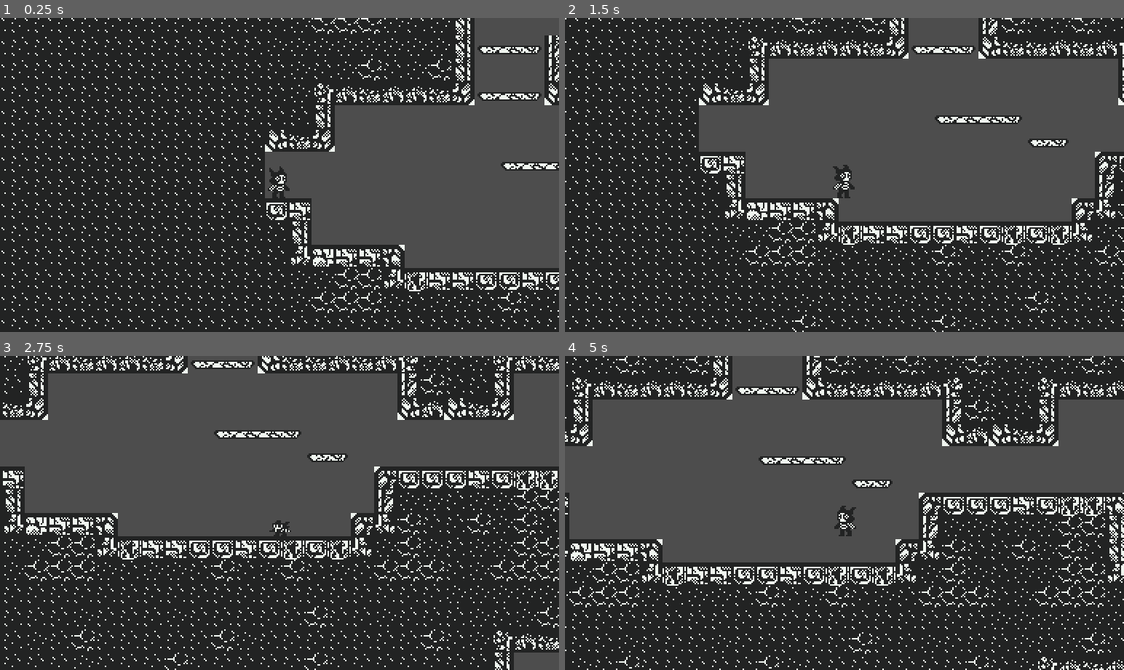
Above: before the commit, frames 1-4 (two rows, left to right).
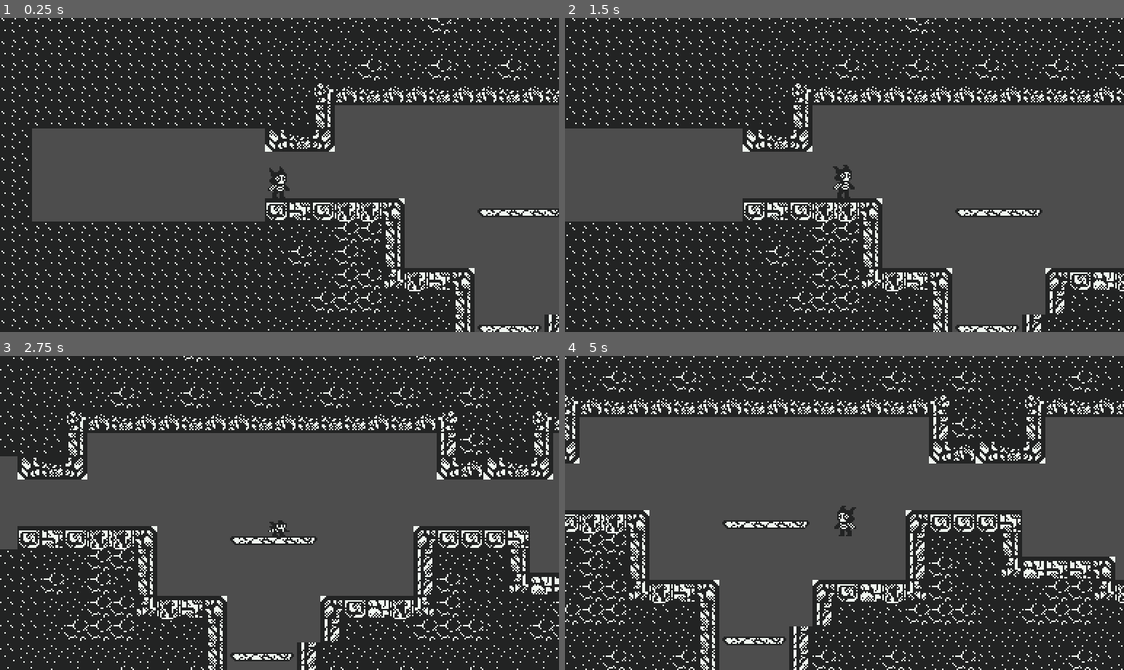
Above: after the commit, the same moments.

Repository: SpeedOfSmell/cryptid-caper
Game: Godot game, scene res://assets/game/game_manager.tscn
Two runs of this game, one before a commit and one after it. Both use one fixed random seed, a clock stepped at 60 frames per second and the inputs below.
Inputs:
- Up to frame 1 (0.25 s): no input
- Up to frame 2 (1.5 s): tap Enter at 0.5 s; hold S (duck) 0.53-1.28 s; hold D (walk_right) from 0.53 s (still down); tap Space (jump) at 0.77 s; tap S (duck) at 1.35 s
- Up to frame 3 (2.75 s): tap Space (jump) at 1.52 s; release D (walk_right) at 2.03 s; hold A (walk_left) from 2.03 s (still down); hold S (duck) from 2.03 s (still down)
- Up to frame 4 (5 s): tap Space (jump) at 2.75, 3.02, 3.77, 4.52 s; release A (walk_left) at 2.78 s; release S (duck) at 2.78 s; hold D (walk_right) 2.78-4.28 s; tap S (duck) at 2.85, 4.35 s; hold S (duck) 3.53-4.28 s; tap Enter at 4.25 s; hold A (walk_left) from 4.28 s (still down)

The runs differ from the first frame. In frame 1, 23% of the frame differs, in the area x 5-100%, y 0-100%; in frame 2, 41%; in frame 3, 49%, in the area x 0-100%, y 0-100%; in frame 4, 31%.

Commit message:
create visible exits where rooms start/end

Diff:
--- a/assets/game/room_manager/chunks/chunk_types/down_chunk/down_chunk.tscn
+++ b/assets/game/room_manager/chunks/chunk_types/down_chunk/down_chunk.tscn
@@ -9,3 +9,11 @@
 [node name="BaseLayer" type="TileMapLayer" parent="." unique_id=1785128724]
 tile_map_data = PackedByteArray("AAAAAAAAAAAGAAEAAAAAAAEAAAAFAAEAAAAAAAIAAAAFAAEAAAAAAAcAAAAFAAAAAAAAAAgAAAAFAAEAAAAAAA …(2480 unchanged characters)…
 tile_set = ExtResource("2_j4cbo")
+
+[node name="RightLayer" type="TileMapLayer" parent="." unique_id=1529470263]
+tile_map_data = PackedByteArray("AAASAAYAAAAHAAEAAAASAAUAAAAHAAEAAAATAAUAAAAFAAEAAAAUAAUAAAAFAAEAAAAUAAYAAAAFAAEAAAATAAYAAAAFAAEAAAASAAQAAAAHAAEAAAASAAcAAAAIAAEAAAATAAcAAAAFAAEAAAAUAAQAAAAFAAEAAAAUAAcAAAAFAAEAAAATAAQAAAAFAAEAAAA=")
+tile_set = ExtResource("2_j4cbo")
+
+[node name="LeftLayer" type="TileMapLayer" parent="." unique_id=1099884800]
+tile_map_data = PackedByteArray("AAAAAAUAAAAFAAEAAAABAAUAAAAFAAEAAAACAAUAAAACAAEAAAACAAYAAAACAAEAAAABAAYAAAAFAAEAAAAAAAYAAAAFAAEAAAACAAQAAAACAAEAAAACAAcAAAAJAAEAAAAAAAQAAAAEAAEAAAABAAcAAAAEAAEAAAAAAAcAAAAFAAEAAAABAAQAAAAFAAEAAAA=")
+tile_set = ExtResource("2_j4cbo")
--- a/assets/game/room_manager/room_generator.gd
+++ b/assets/game/room_manager/room_generator.gd
@@ -18,9 +18,12 @@
 	_rng.seed = hash(Time.get_datetime_string_from_system())
 
 func generate_room() -> Room:
-	var room_size := Vector2i(7, 7)
+	var room_size := Vector2i(3, 3)
 	var chunk_type_map: Array[Array] = _initialize_chunk_map(room_size.x, room_size.y)
-	_generate_solution_path(chunk_type_map)
+
+	var starting_coords := Vector2i(0, chunk_type_map.size() / 2)
+	var ending_coords := _generate_solution_path(chunk_type_map)
+
 	var solution_path: Array[Array] = chunk_type_map.duplicate(true)
 	_generate_filler_rooms(chunk_type_map, solution_path)
 	_ensure_all_chunks_accessible(chunk_type_map, solution_path)
@@ -31,8 +34,9 @@
 	var room: Room = _room_scene.instantiate()
 	room.tilemap = room.get_node("TileMapLayer")
 
-	_spawn_chunks(chunk_map, room.tilemap)
+	_spawn_chunks(chunk_map, room.tilemap, starting_coords, ending_coords)
 	_fill_walls(room.tilemap, room_size)
+	_create_room_exits(room.tilemap, starting_coords, ending_coords)
 
 	return room
 
@@ -44,7 +48,8 @@
 			map[y].append(null)
 	return map
 
-func _generate_solution_path(chunk_map: Array[Array]):
+# Returns coords of ending chunk
+func _generate_solution_path(chunk_map: Array[Array]) -> Vector2i:
 	# Start on the far left, halfway down
 	var x: int = 0
 	var y: int = chunk_map.size() / 2
@@ -54,7 +59,7 @@
 	#x += 1
 
 	var through_is_fine: bool = false
-	while x < chunk_map.size():
+	while x < chunk_map[y].size():
 		var next_chunk_type := &""
 		while next_chunk_type == &"":
 			match _rng.randi_range(0, 2):
@@ -89,6 +94,7 @@
 				else:
 					x += 1
 					through_is_fine = true
+	return Vector2i(x - 1, y)
 
 func _generate_filler_rooms(chunk_map: Array[Array], solution_path: Array[Array]):
 	for y in range(chunk_map.size()):
@@ -147,7 +153,7 @@
 			chunk_map[position.y][position.x] = &"Blank Chunk"
 			blanks_placed += 1
 
-	assert(blanks_placed == target_blanks, "Could not place the requested number of blank chunks")
+	#assert(blanks_placed == target_blanks, "Could not place the requested number of blank chunks")
 
 func _can_place_blank(chunk_map: Array[Array], position: Vector2i, start: Vector2i) -> bool:
 	var preview := chunk_map.duplicate(true)
@@ -303,15 +309,26 @@
 			if chunk_type_map[y][x] != null:
 				chunk_map[y][x] = _chunk_library.pick_chunk(chunk_type_map[y][x])
 
-func _spawn_chunks(chunk_map: Array[Array], target_layer: TileMapLayer):
+func _spawn_chunks(chunk_map: Array[Array], target_layer: TileMapLayer, starting_coords: Vector2i, ending_coords: Vector2i):
 	for y in range(chunk_map.size()):
 		for x in range(chunk_map[y].size()):
 			if chunk_map[y][x] != null:
-				_stamp_chunk(chunk_map[y][x], target_layer, Vector2i(CHUNK_SIZE.x * x, CHUNK_SIZE.y * y))
-
-func _stamp_chunk(chunk_scene: PackedScene, target_layer: TileMapLayer, origin: Vector2i):
+				var edge: String = ""
+				if Vector2i(x,y) != starting_coords and x == 0:
+					edge = "Left"
+				elif Vector2i(x,y) != ending_coords and x == chunk_map[y].size() - 1:
+					edge = "Right"
+				_stamp_chunk(chunk_map[y][x], target_layer, Vector2i(CHUNK_SIZE.x * x, CHUNK_SIZE.y * y), edge)
+
+func _stamp_chunk(chunk_scene: PackedScene, target_layer: TileMapLayer, origin: Vector2i, edge: String = ""):
 	var chunk: ChunkTemplate = chunk_scene.instantiate()
 	_copy_layer(chunk.get_node("BaseLayer"), target_layer, origin)
+
+	if edge != "":
+		var edge_layer := chunk.get_node("%sLayer" % edge)
+		if edge_layer != null:
+			_copy_layer(edge_layer, target_layer, origin)
+
 	chunk.free()
 
 func _copy_layer(src: TileMapLayer, dst: TileMapLayer, origin: Vector2i):
@@ -388,3 +405,20 @@
 			if room_rect.has_point(cell):
 				continue   # inside the chunk area, leave it alone
 			tilemap.set_cell(cell, 0, Vector2i(5,1))
+
+func _create_room_exits(tilemap: TileMapLayer, starting_coords: Vector2i, ending_coords: Vector2i):
+	var start_entrance_top := (starting_coords.y * CHUNK_SIZE.y) + (CHUNK_SIZE.y / 2) - 2
+	var start_entrance_left := -10
+	var entrance_rect: Rect2i = Rect2i(Vector2i(start_entrance_left, start_entrance_top), Vector2i(10, 4))
+
+	var exit_entrance_top := (ending_coords.y * CHUNK_SIZE.y) + (CHUNK_SIZE.y / 2) - 2
+	var exit_entrance_left := (ending_coords.x + 1) * CHUNK_SIZE.x
+	var exit_rect: Rect2i = Rect2i(Vector2i(exit_entrance_left, exit_entrance_top), Vector2i(10, 4))
+
+	_erase_rect(tilemap, entrance_rect)
+	_erase_rect(tilemap, exit_rect)
+
+func _erase_rect(layer: TileMapLayer, rect: Rect2i) -> void:
+	for y in range(rect.position.y, rect.end.y):
+		for x in range(rect.position.x, rect.end.x):
+			layer.erase_cell(Vector2i(x, y))
